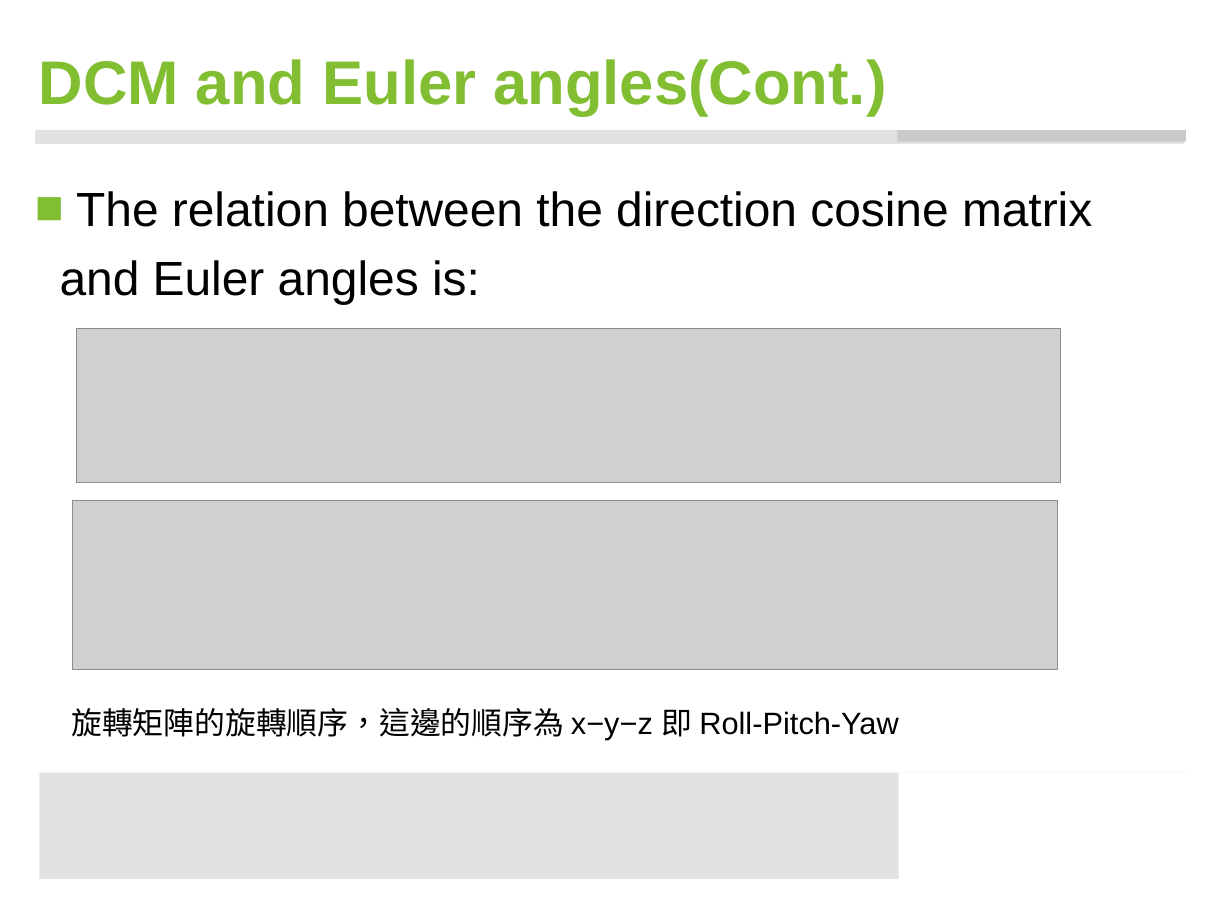
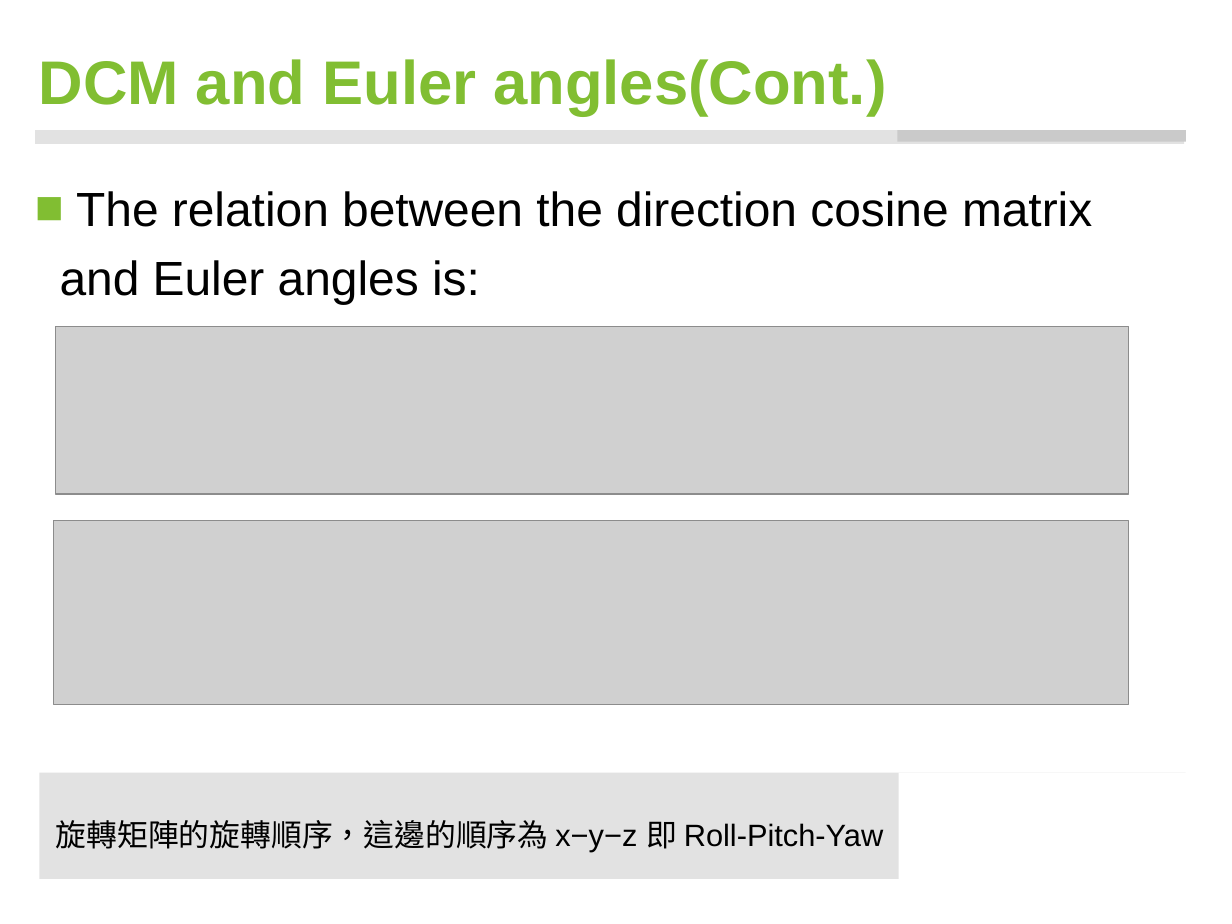
Before and after one commit to ccccjason/VR, a slide deck: slide 12 of data/my_dcm/DCM.pptx. Drawn at 1232x924 pixels with LibreOffice and Linux fonts; fonts in the diff are those of the drawing; grey boxes stand for pictures; background and template pictures are left out. Boxes give left, top, right and bottom in pixels: in the first picture for what was removed or moved away, otherwise in the second. Text is boxed around its words. In the diff, an @@ line names an element or a change of style, - is before the commit and + after.

```diff
--- a/data/my_dcm/DCM.pptx
+++ b/data/my_dcm/DCM.pptx
@@ picture: place and size @@
-picture at [76, 329, 1060, 483]
+picture at [55, 326, 1129, 494]
@@ picture: place and size @@
-picture at [73, 500, 1057, 669]
+picture at [53, 520, 1129, 705]
@@ text "旋轉矩陣的旋轉順序，這邊的順序為 x−y−z 即 Roll-Pitch-Yaw": place and size @@
-text "旋轉矩陣的旋轉順序，這邊的順序為 x−y−z 即 Roll-Pitch-Yaw" at [71, 708, 898, 739]
+text "旋轉矩陣的旋轉順序，這邊的順序為 x−y−z 即 Roll-Pitch-Yaw" at [56, 820, 883, 852]
```
Also in this commit, not shown: 3 other slides changed, 7 slides added.
